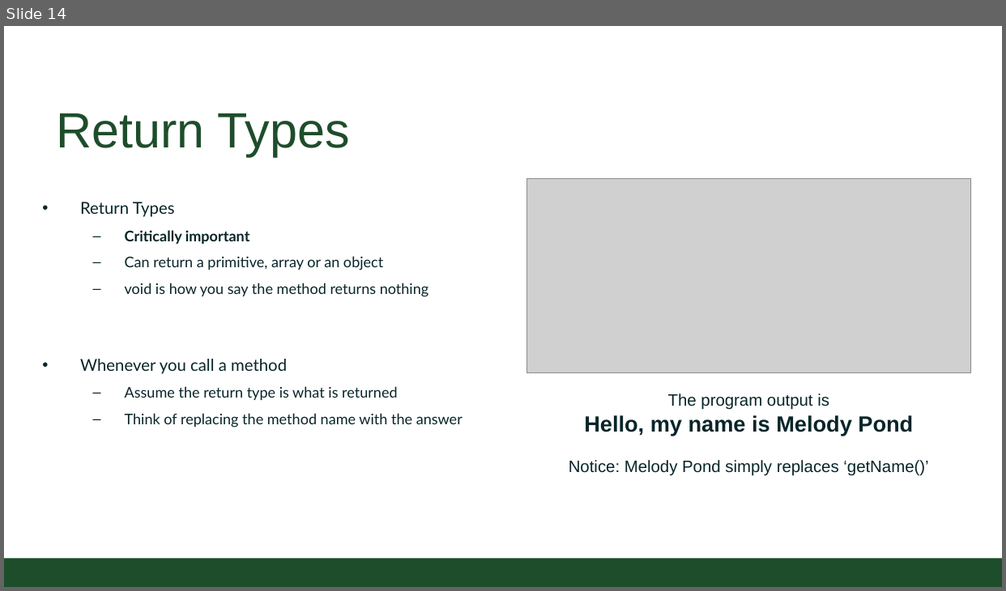
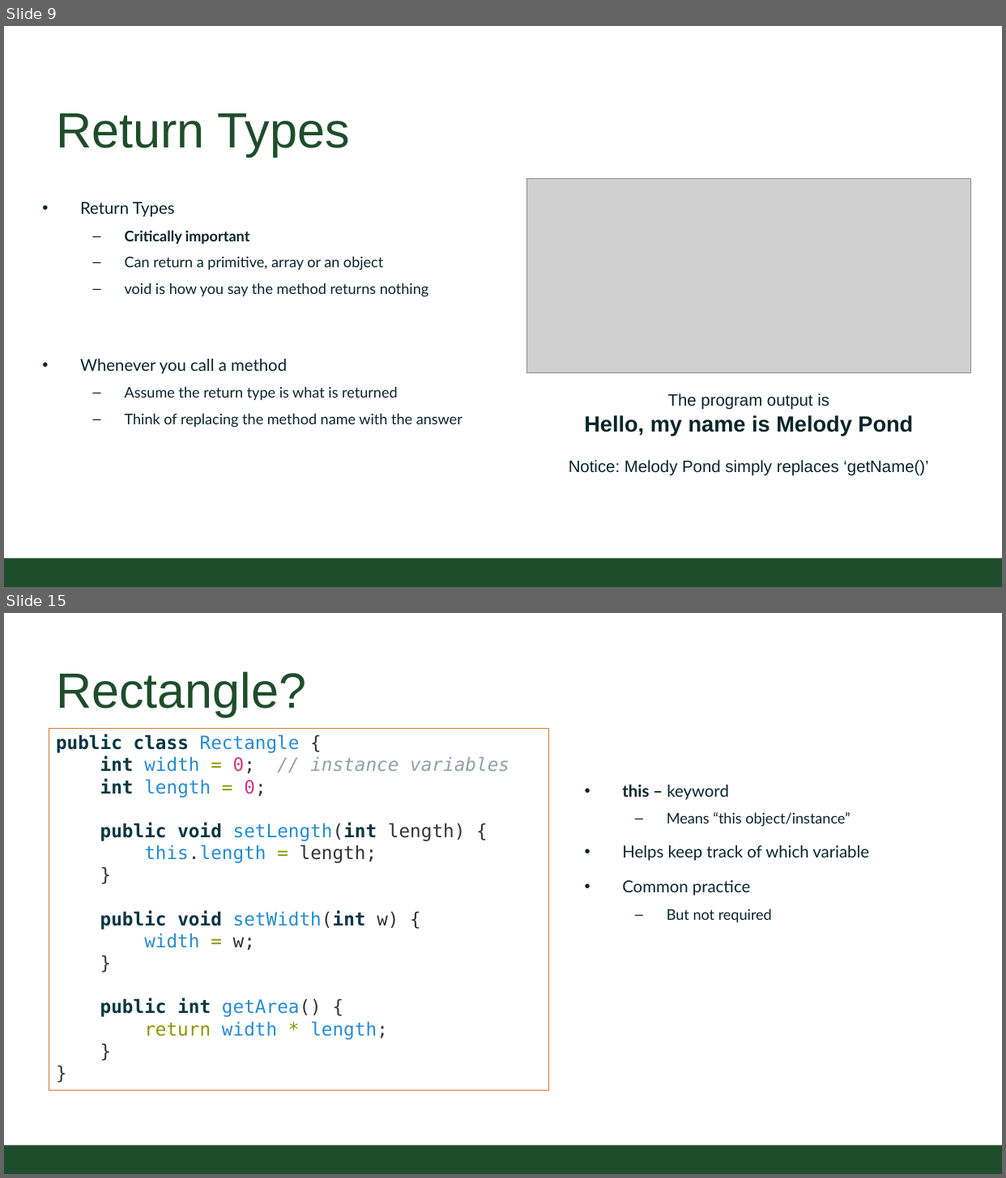
Before and after one commit to CSU-CompSci-CS163-4/Handouts, a slide deck: slides/On-Campus/02_02_ObjectsMethods.pptx. Shown one above the other, each under a label of ours: slide 14 before the commit, slides 9 and 15 after it; the slides between them are not shown. The pictures are 1006x591 and 1006x1178 pixels, drawn with LibreOffice and Linux fonts; fonts in the diff are those of the drawing; grey boxes stand for pictures; background and template pictures are left out. Boxes give left, top, right and bottom in pixels: in the first picture for what was removed or moved away, otherwise in the second. Text is boxed around its words. In the diff, an @@ line names an element or a change of style, - is before the commit and + after.

```diff
--- a/slides/On-Campus/02_02_ObjectsMethods.pptx
+++ b/slides/On-Campus/02_02_ObjectsMethods.pptx
@@ slide 15 added at (4, 613, 1002, 1174), background #FFFFFF; not listed: 1 template element that a slide beside it also shows @@
@@ title added at (56, 671, 306, 717), 54 pt, text #1E4D2B @@
+Rectangle?
@@ rectangle added at (49, 728, 549, 1091), outline #D9782C 0.75 pt, 20 pt, text #268BD2 @@
+public class Rectangle {
+int width = 0; // instance variables
+int length = 0;
+public void setLength(int length) {
+this.length = length;
+}
+public void setWidth(int w) {
+width = w;
+}
+public int getArea() {
+return width * length;
+}
+}
@@ text added at (622, 785, 869, 922), 18 pt, text #092529 @@
+• this – keyword
+  – Means “this object/instance”
+• Helps keep track of which variable
+• Common practice
+  – But not required
@@ what was slide 14 is now slide 9 @@
```
Also in this commit, not shown: 11 slides changed, 13 other slides added, 2 slides removed, 4 other files.
